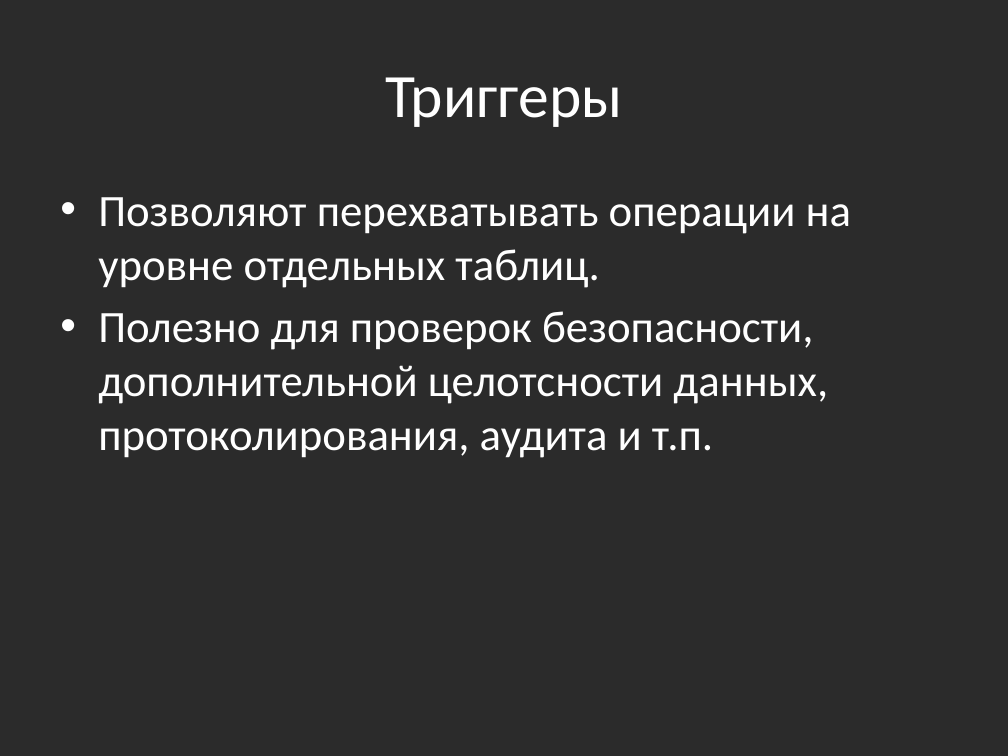
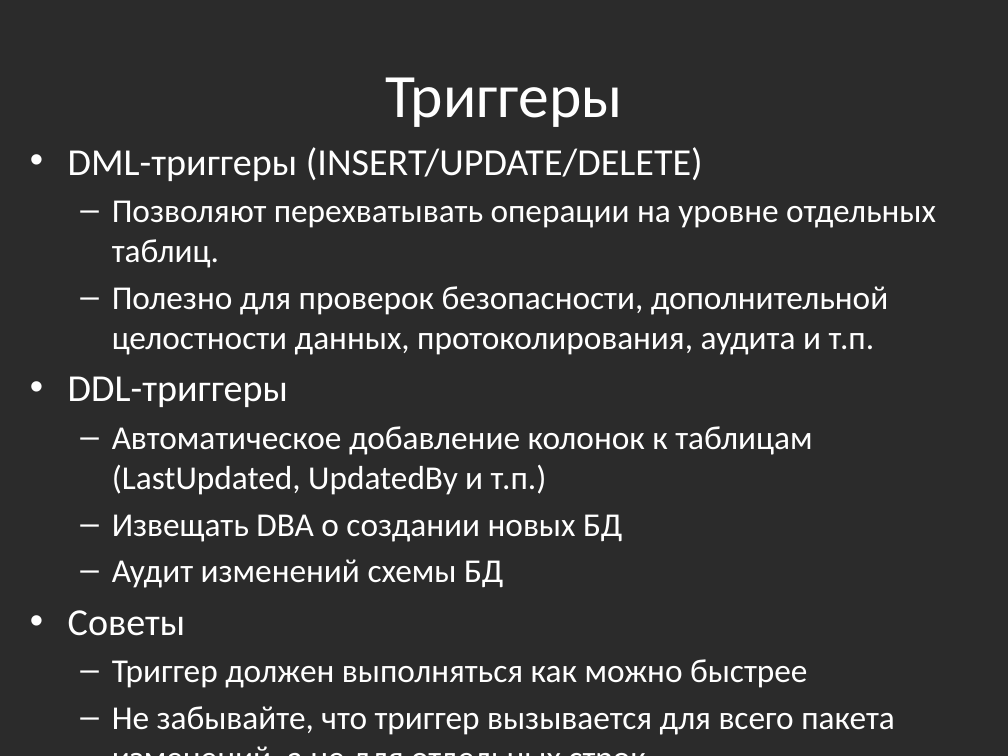
Before and after one commit to bazile/Training, a slide deck: slide 24 of Presentation/lesson-09.pptx (slide 22 before the commit). Drawn at 1008x756 pixels with LibreOffice and Linux fonts; fonts in the diff are those of the drawing; background and template pictures are left out; a plain dark background stands for a picture behind light text. Boxes give left, top, right and bottom in pixels: in the first picture for what was removed or moved away, otherwise in the second. Text is boxed around its words. In the diff, an @@ line names an element or a change of style, - is before the commit and + after.

Commit message:
Updated SQL presentation

```diff
--- a/Presentation/lesson-09.pptx
+++ b/Presentation/lesson-09.pptx
@@ text "DML-триггеры (INSERT/UPDATE/DELETE)": place and size @@
-text "DML-триггеры (INSERT/UPDATE/DELETE)" at box(98, 197, 851, 458)
+text "DML-триггеры (INSERT/UPDATE/DELETE)" at box(68, 147, 936, 735)
@@ text at box(68, 147, 703, 181): paragraph added @@
+• DML-триггеры (INSERT/UPDATE/DELETE)
@@ text at box(112, 200, 936, 268): size 32 to 23.8 pt in "Позволяют перехватывать операции на уровне отдельных таблиц."; bullet • to –; list level 1 to 2 in "Позволяют перехватывать операции на уровне ..." @@
@@ text at box(68, 286, 895, 735): text changed; size 32 to 23.8 pt @@
-• Полезно для проверок безопасности, дополнительной целотсности данных, протоколирования, аудита и т.п.
+  – Полезно для проверок безопасности, дополнительной целостности данных, протоколирования, аудита и т.п.
+• DDL-триггеры
+  – Автоматическое добавление колонок к таблицам (LastUpdated, UpdatedBy и т.п.)
+  – Извещать DBA о создании новых БД
+  – Аудит изменений схемы БД
+• Советы
+  – Триггер должен выполняться как можно быстрее
+  – Не забывайте, что триггер вызывается для всего пакета изменений, а не для отдельных строк
```
Also in this commit, not shown: 2 slides added.
